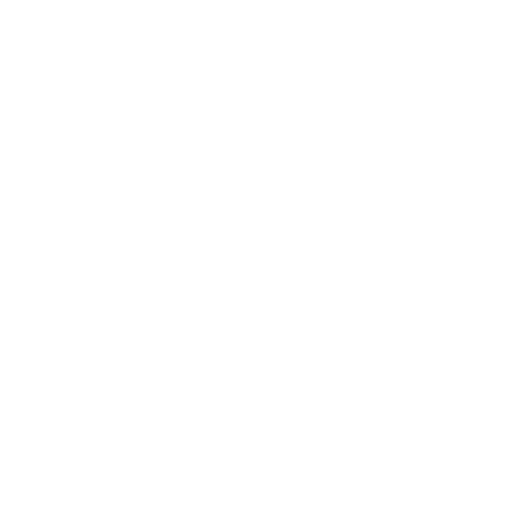
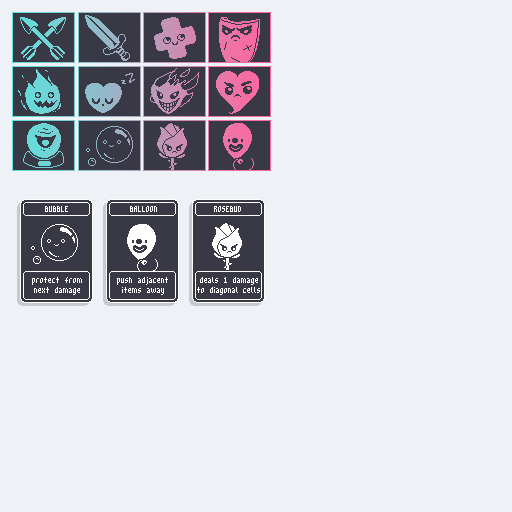
Two versions of the same layered image (w=512, h=512). Layer-by-layer changes:
added layer "Calque 20" above "protect from next damage" over [20, 199, 93, 303]
added layer "protect from next damage" above "ROSEBUD" over [20, 199, 93, 303]
added layer "Calque 21" above "deals 1 damage to diagonal cells" over [192, 199, 265, 303]
added layer "deals 1 damage to diagonal cells" above "push adjacent items away" over [192, 199, 265, 303]
added layer "push adjacent items away" above "push adjacent items away copie 3" over [106, 199, 179, 303]
added layer "push adjacent items away copie 3" (22%) above "push adjacent items away copie 2" over [189, 202, 262, 306]
added layer "push adjacent items away copie 2" (22%) above "push adjacent items away copie" over [17, 202, 90, 306]
added layer "push adjacent items away copie" (22%) above "Calque 15" over [103, 202, 176, 306]
added layer "Calque 12" above "Groupe 1" over [0, 0, 271, 407]
added group "Groupe 1" with 45 layers above "Calque 14 copie 2" over [12, 12, 271, 172]
moved "Calque 2 copie 5" into group "Groupe 1" over [78, 66, 141, 117]
moved "Calque 2 copie 7" into group "Groupe 1" over [12, 66, 75, 117]
moved "Calque 2 copie 6" into group "Groupe 1" over [12, 12, 75, 63]
moved "Calque 2 copie 4" into group "Groupe 1" over [78, 12, 141, 63]
moved "Calque 2 copie 3" into group "Groupe 1" over [143, 12, 206, 63]
moved "Calque 2 copie 2" into group "Groupe 1" over [208, 12, 271, 63]
moved "Calque 2 copie" into group "Groupe 1" over [208, 66, 271, 117]
added layer "Calque 2 copie 11" in group "Groupe 1" over [208, 120, 271, 171]
added layer "Calque 2 copie 10" in group "Groupe 1" over [143, 120, 206, 171]
added layer "Calque 14 copie 2" above "Calque 14 copie" over [12, 120, 271, 171]
added layer "Calque 14 copie" above "Calque 14" over [12, 66, 271, 117]
added layer "Calque 14" above "Calque 16" over [12, 12, 271, 63]
showed "Arrière-plan", painted on it over [0, 0, 512, 512]
…and 16 more changes (5 added, 11 stack)
